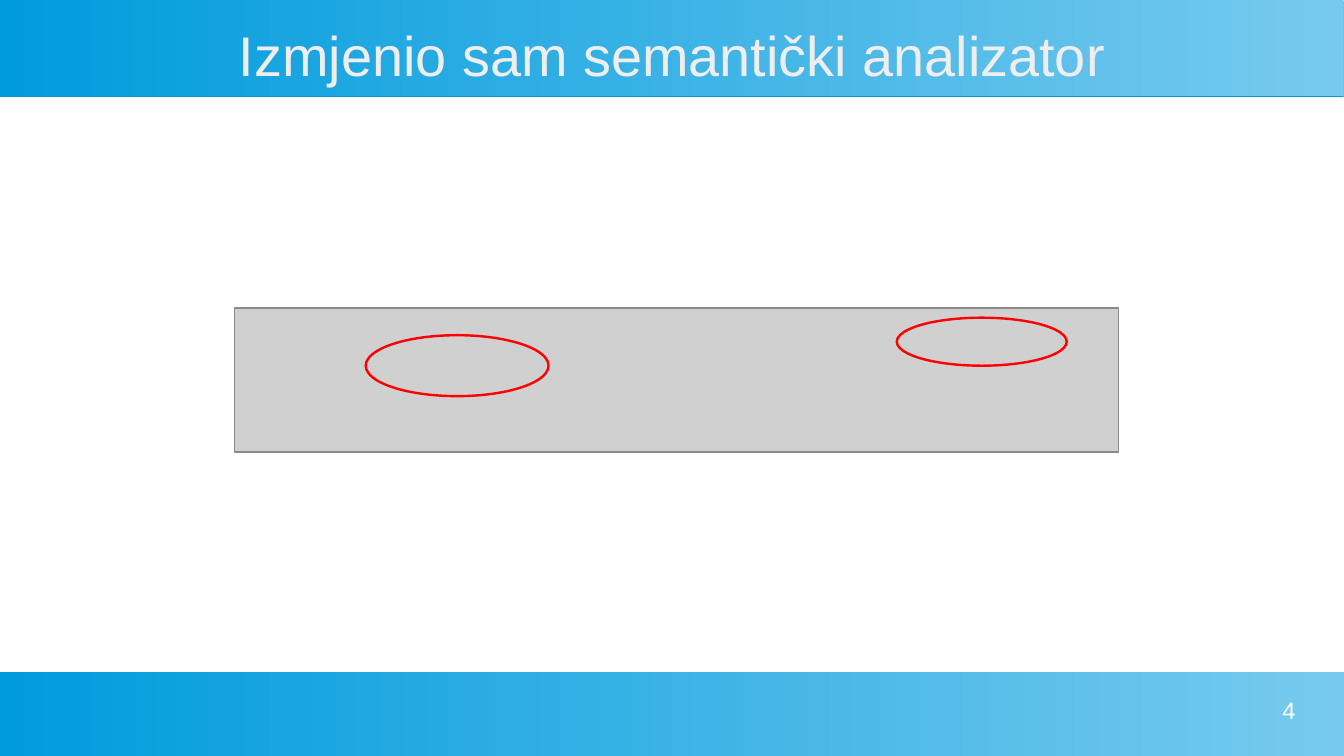
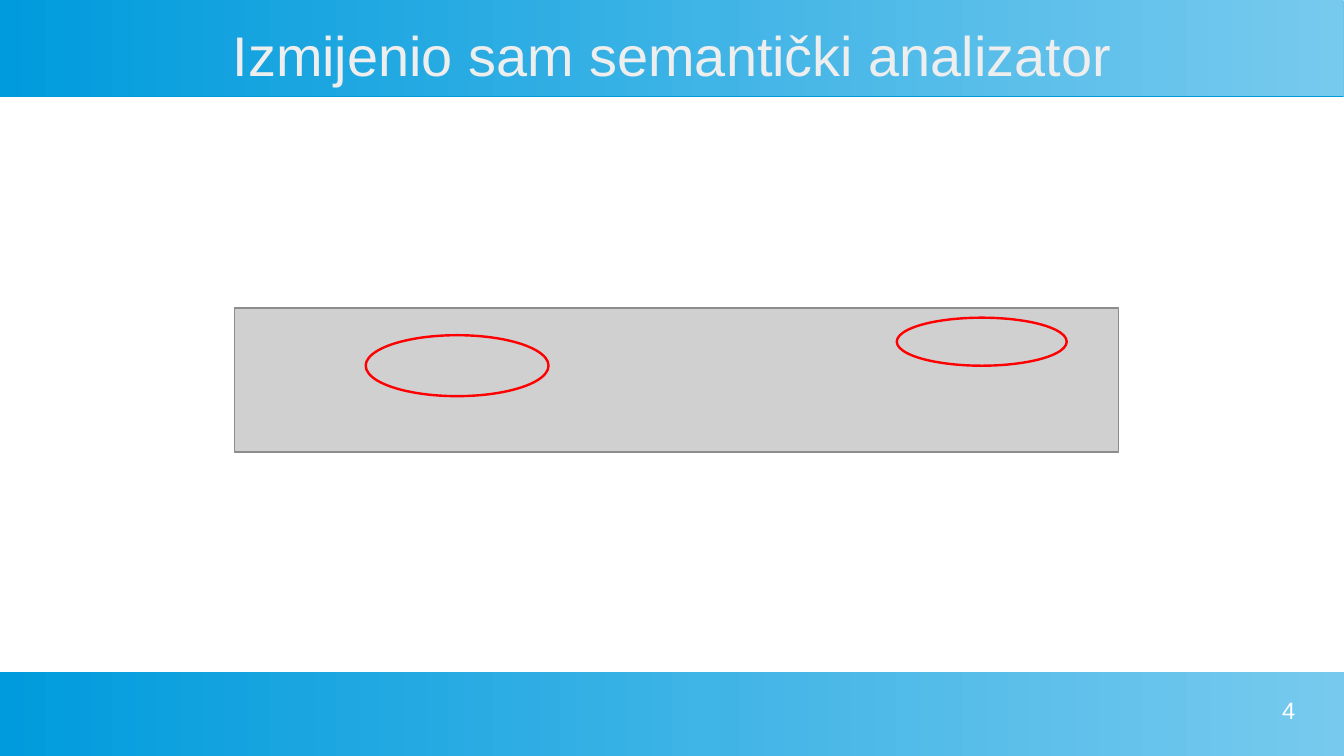
Before and after one commit to FlatAssembler/AECforWebAssembly, a slide deck: slide 4 of vizualizacija_stabala.ppt. Drawn at 1344x756 pixels with LibreOffice and Linux fonts; fonts in the diff are those of the drawing; grey boxes stand for pictures. Boxes give left, top, right and bottom in pixels: in the first picture for what was removed or moved away, otherwise in the second. Text is boxed around its words. In the diff, an @@ line names an element or a change of style, - is before the commit and + after.

Commit message:
Fixed some typos and grammar errors

```diff
--- a/vizualizacija_stabala.ppt
+++ b/vizualizacija_stabala.ppt
@@ title at (233,35,1111,86): text changed @@
-Izmjenio sam semantički analizator
+Izmijenio sam semantički analizator
```
Also in this commit, not shown: 7 other slides changed.
